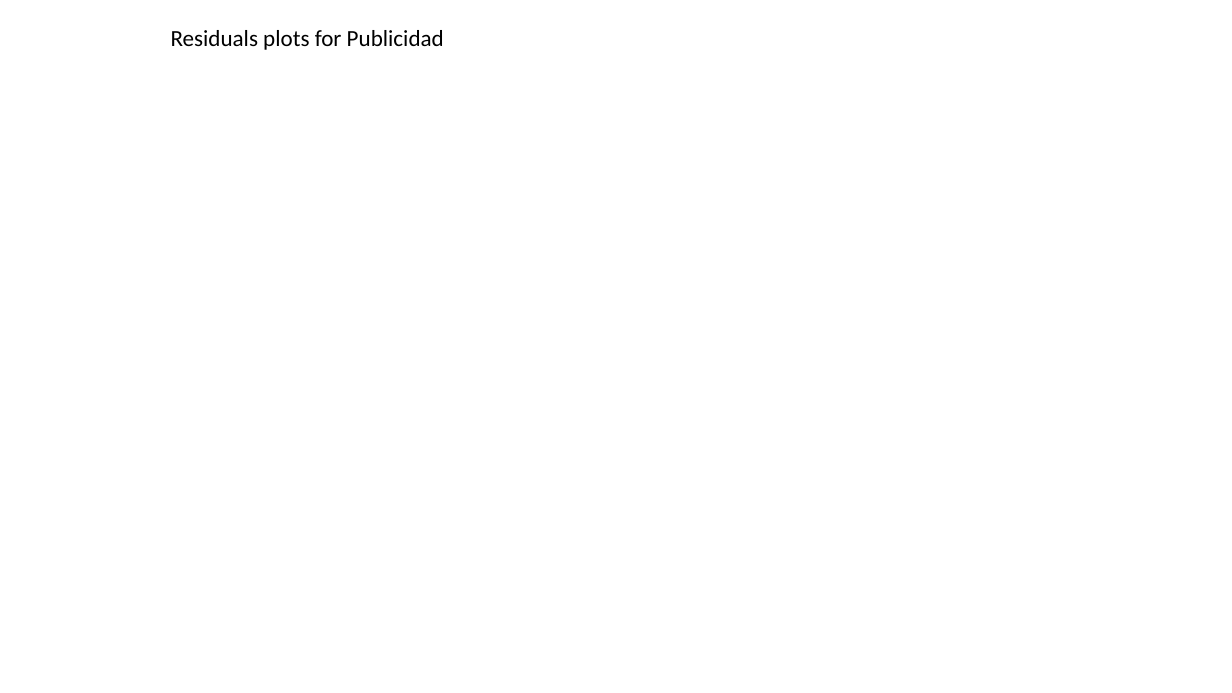
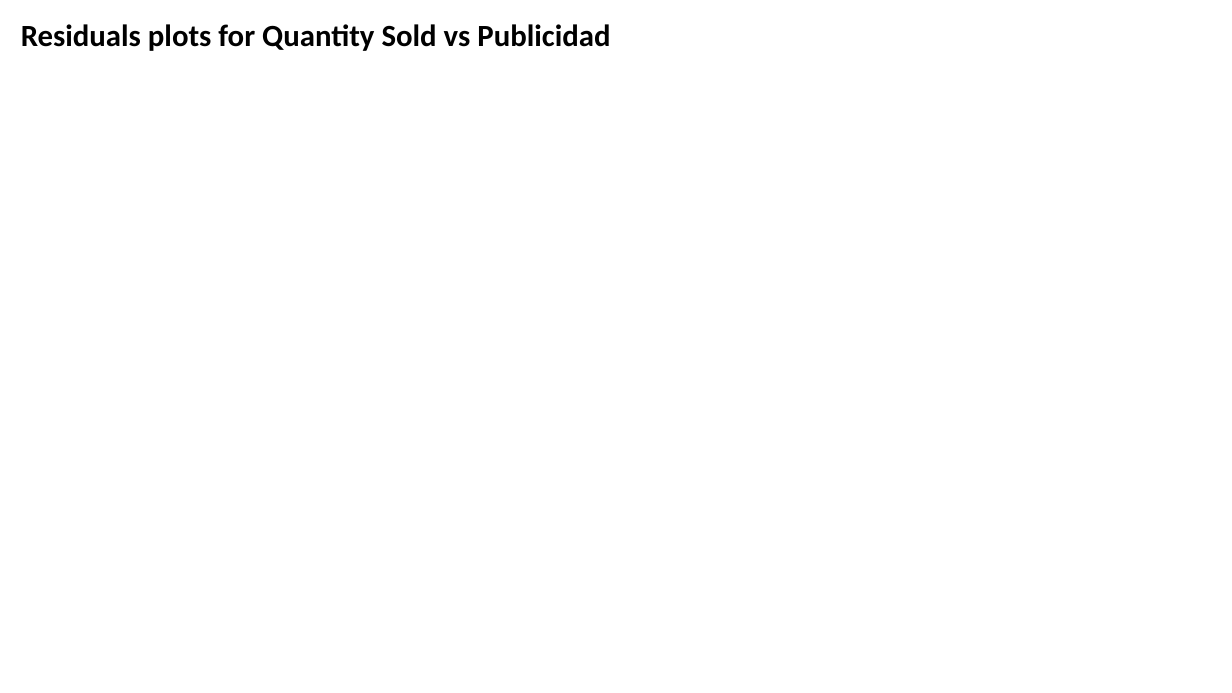
Before and after one commit to memoodm/MMA_cursoMetodosAnalisisDatos, a slide deck: slide 7 of Larry Prentt/Tarea-4/Tarea-4_LPV.pptx. Drawn at 1232x693 pixels with LibreOffice and Linux fonts; fonts in the diff are those of the drawing; background and template pictures are left out. Boxes give left, top, right and bottom in pixels: in the first picture for what was removed or moved away, otherwise in the second. Text is boxed around its words. In the diff, an @@ line names an element or a change of style, - is before the commit and + after.

```diff
--- a/Larry Prentt/Tarea-4/Tarea-4_LPV.pptx
+++ b/Larry Prentt/Tarea-4/Tarea-4_LPV.pptx
@@ text at (x1=21, y1=24, x2=610, y2=51): text changed; size 18 to 24 pt; bold on @@
-Residuals plots for Publicidad
+Residuals plots for Quantity Sold vs Publicidad
```
Also in this commit, not shown: 1 other slide changed, 2 other files.
